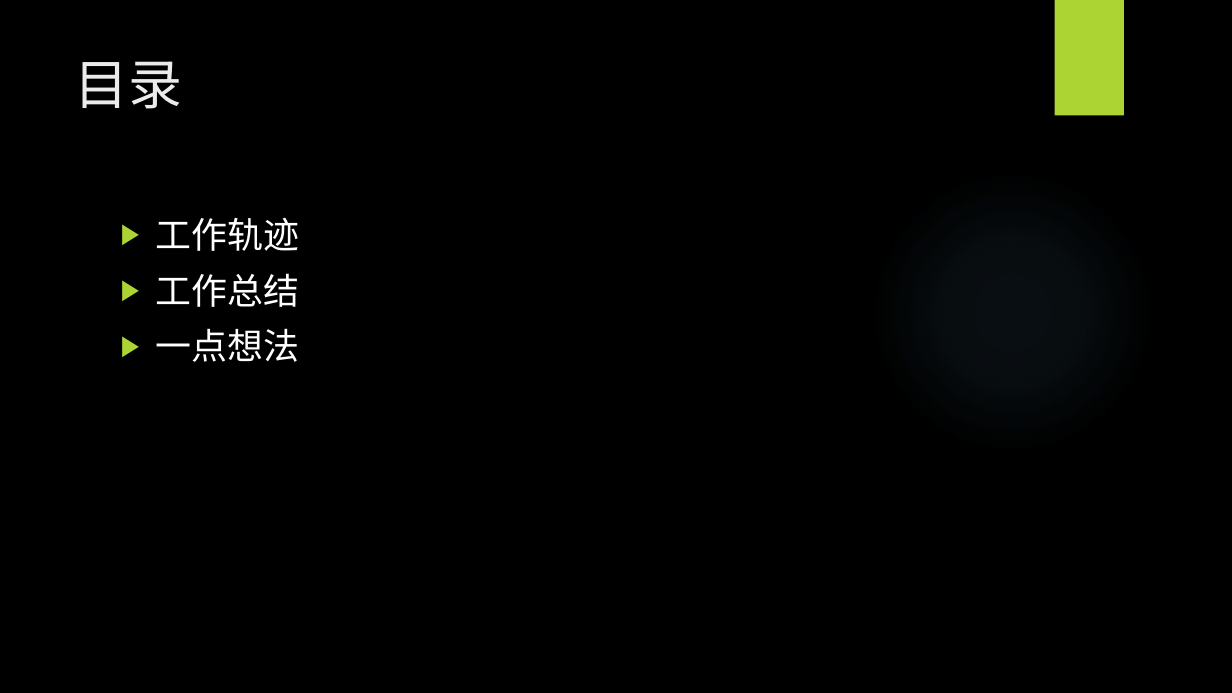
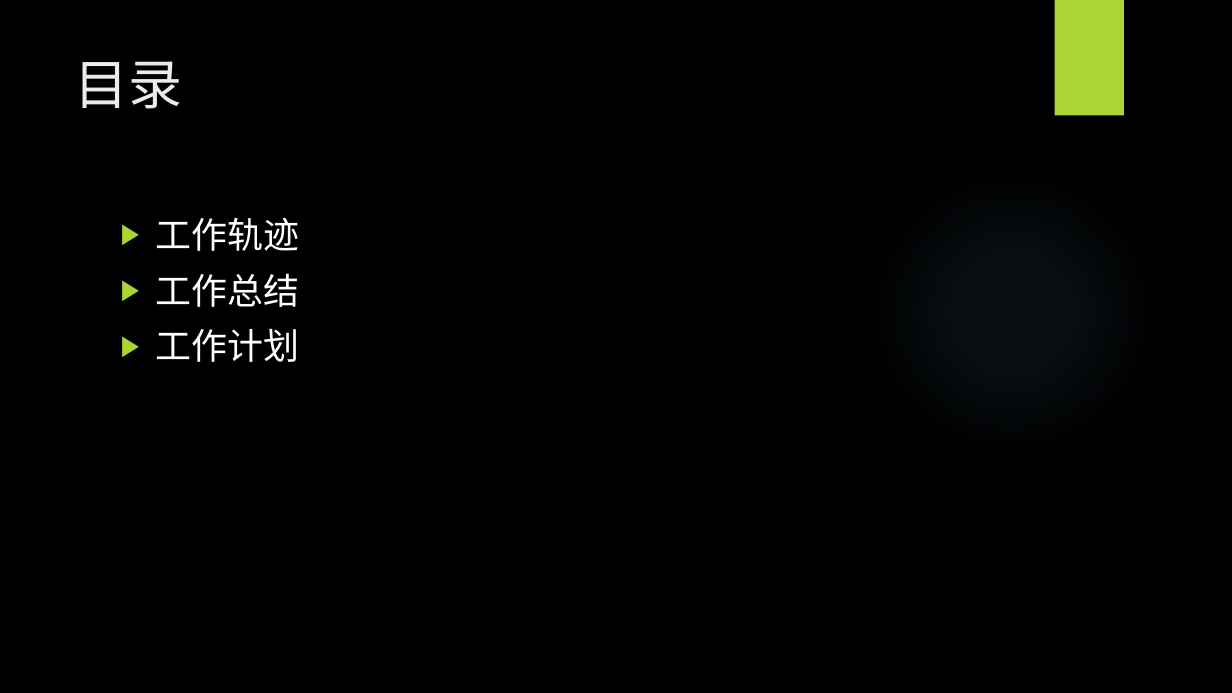
Before and after one commit to hxysea/mynote, a slide deck: slide 2 of 项目经验/转正报告.pptx. Drawn at 1232x693 pixels with LibreOffice and Linux fonts; fonts in the diff are those of the drawing; background and template pictures are left out. Boxes give left, top, right and bottom in pixels: in the first picture for what was removed or moved away, otherwise in the second. Text is boxed around its words. In the diff, an @@ line names an element or a change of style, - is before the commit and + after.

```diff
--- a/项目经验/转正报告.pptx
+++ b/项目经验/转正报告.pptx
@@ text at (155, 329, 299, 362): text changed @@
-▶ 一点想法
+▶ 工作计划
```
Also in this commit, not shown: 5 other slides changed, 2 slides added, 1 slide removed, 2 other files.
